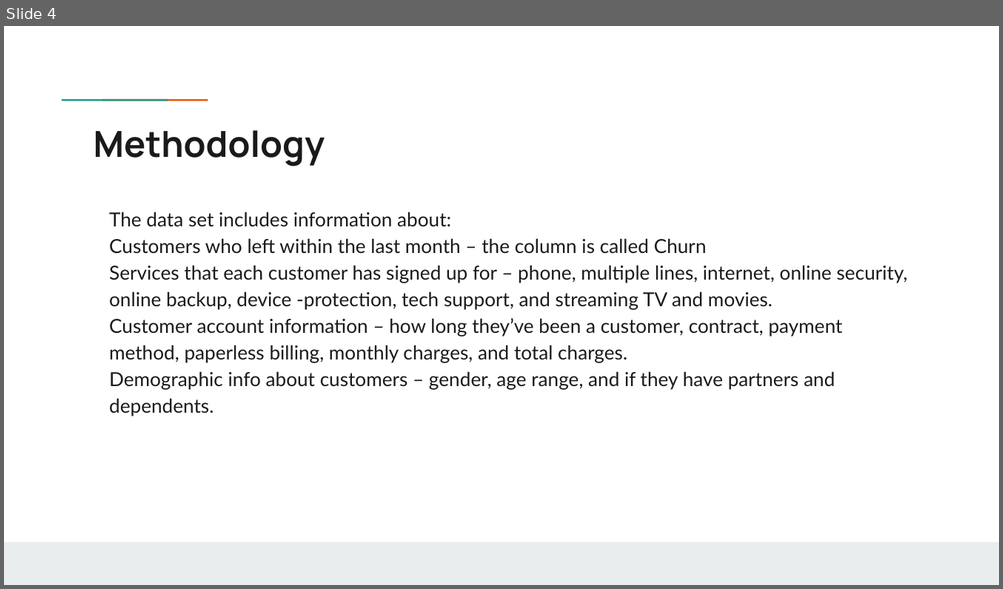
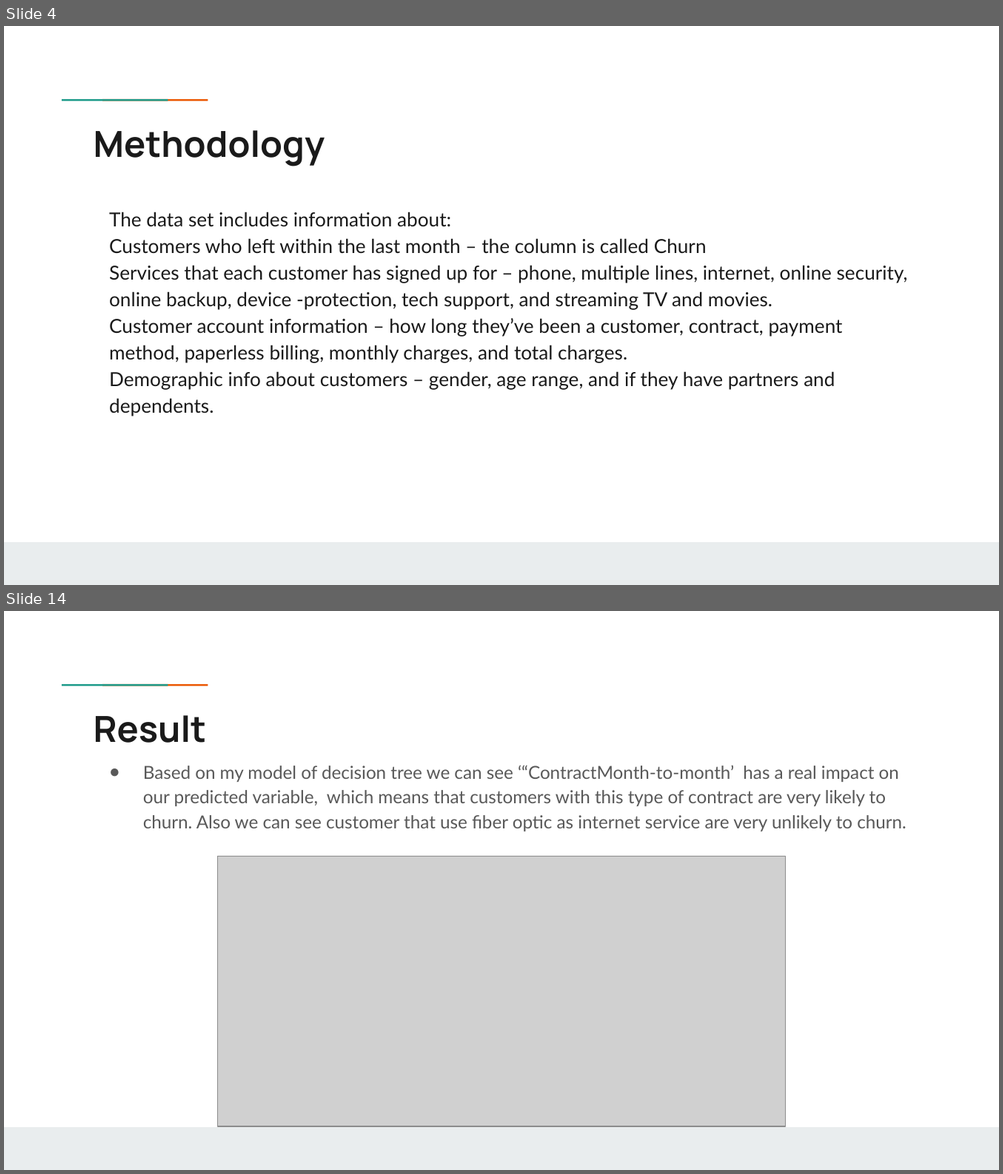
Before and after one commit to B1o0b1/Customer-Churn-Analysis, a slide deck: BI project Jean Franco Chosson .pptx. Shown one above the other, each under a label of ours: slide 4 before the commit, slides 4 and 14 after it; the slides between them are not shown. The pictures are 1003x589 and 1003x1174 pixels, drawn with LibreOffice and Linux fonts; fonts in the diff are those of the drawing; grey boxes stand for pictures; background and template pictures are left out. Boxes give left, top, right and bottom in pixels: in the first picture for what was removed or moved away, otherwise in the second. Text is boxed around its words. In the diff, an @@ line names an element or a change of style, - is before the commit and + after.

```diff
--- a/BI project Jean Franco Chosson .pptx
+++ b/BI project Jean Franco Chosson .pptx
@@ slide 14 added at (x1=4, y1=611, x2=999, y2=1170), background #FFFFFF; not listed: 3 template elements that a slide beside it also shows @@
@@ title added at (x1=94, y1=715, x2=206, y2=743), 26 pt, text #1A1A1A, bold @@
+Result
@@ text added at (x1=143, y1=765, x2=906, y2=832), 13 pt, text #595959 @@
+● Based on my model of decision tree we can see ‘“ContractMonth-to-month’ has a real impact on our predicted variable, which means that customers with this type of contract are very likely to churn. Also we can see customer that use fiber optic as internet service are very unlikely to churn.
@@ picture added at (x1=218, y1=857, x2=785, y2=1128) @@
```
Also in this commit, not shown: 2 slides changed, 9 other slides added, 3 other files.
